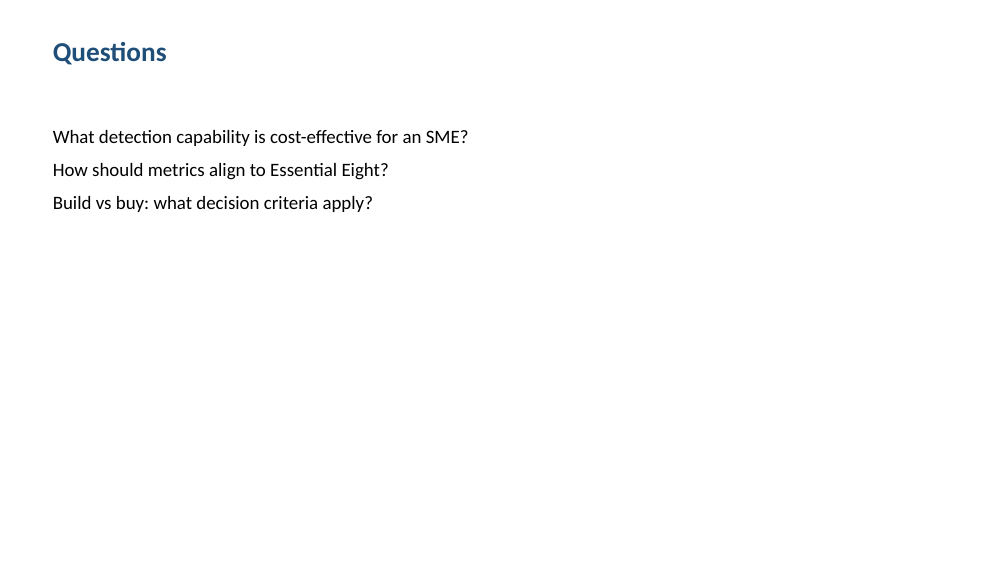
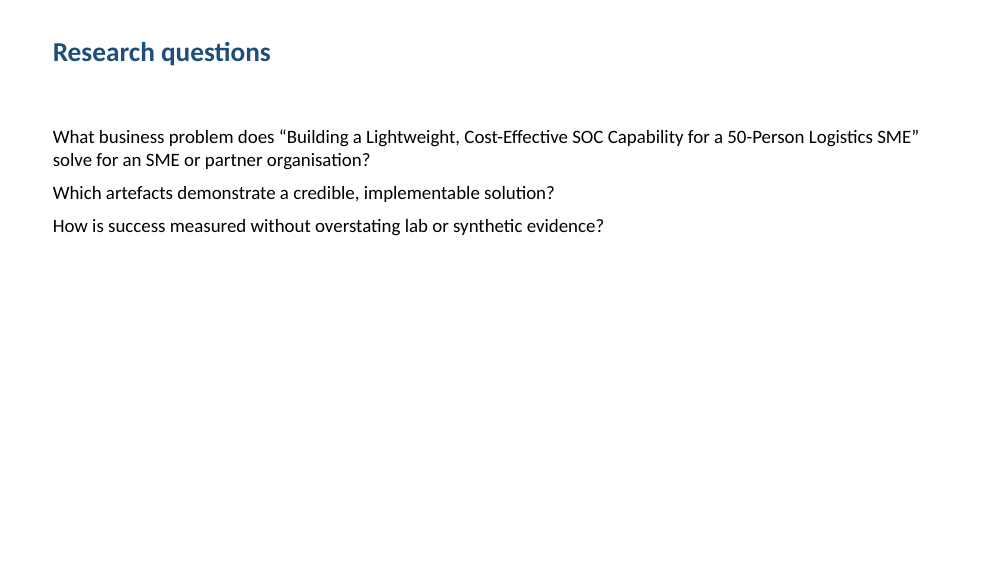
Before and after one commit to shohrabniaz/lightweight-soc-for-smes, a slide deck: slide 2 of Final_Submission/02_Presentation.pptx. Drawn at 1008x567 pixels with LibreOffice and Linux fonts; fonts in the diff are those of the drawing. Boxes give left, top, right and bottom in pixels: in the first picture for what was removed or moved away, otherwise in the second. Text is boxed around its words. In the diff, an @@ line names an element or a change of style, - is before the commit and + after.

```diff
--- a/Final_Submission/02_Presentation.pptx
+++ b/Final_Submission/02_Presentation.pptx
@@ text at (53, 42, 271, 66): text changed @@
-Questions
+Research questions
@@ text at (53, 129, 919, 236): text changed @@
-What detection capability is cost-effective for an SME?
-How should metrics align to Essential Eight?
-Build vs buy: what decision criteria apply?
+What business problem does “Building a Lightweight, Cost-Effective SOC Capability for a 50-Person Logistics SME” solve for an SME or partner organisation?
+Which artefacts demonstrate a credible, implementable solution?
+How is success measured without overstating lab or synthetic evidence?
```
Also in this commit, not shown: 3 other slides changed, 12 other files.
